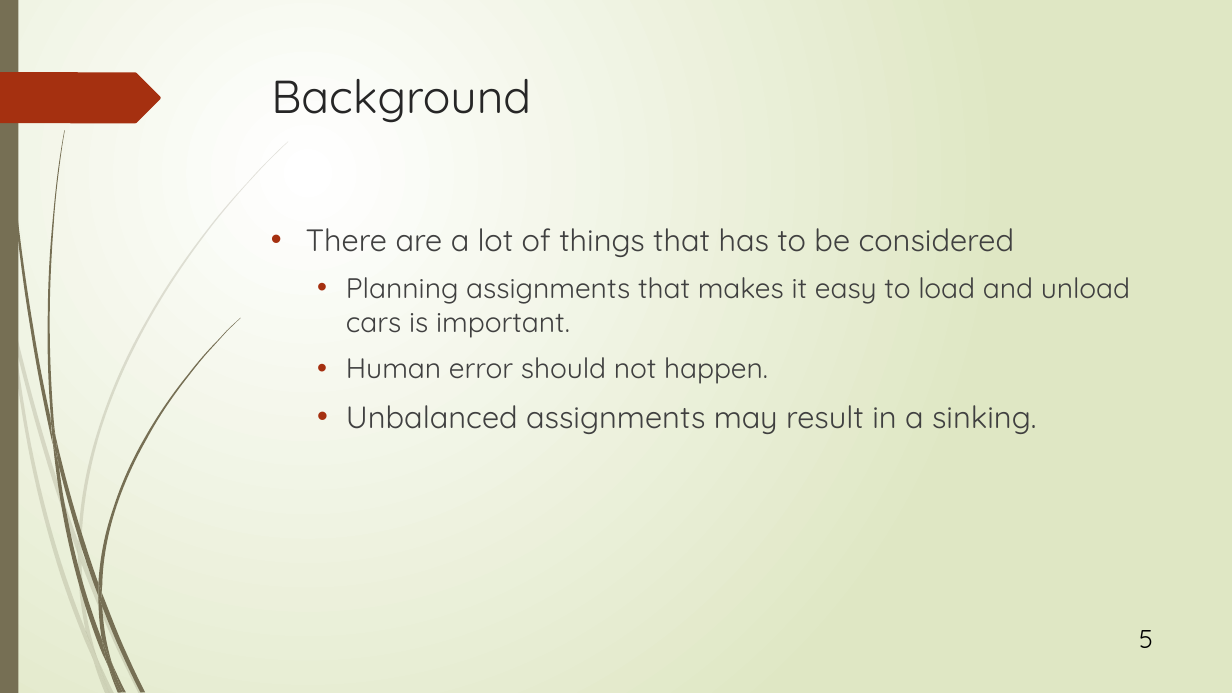
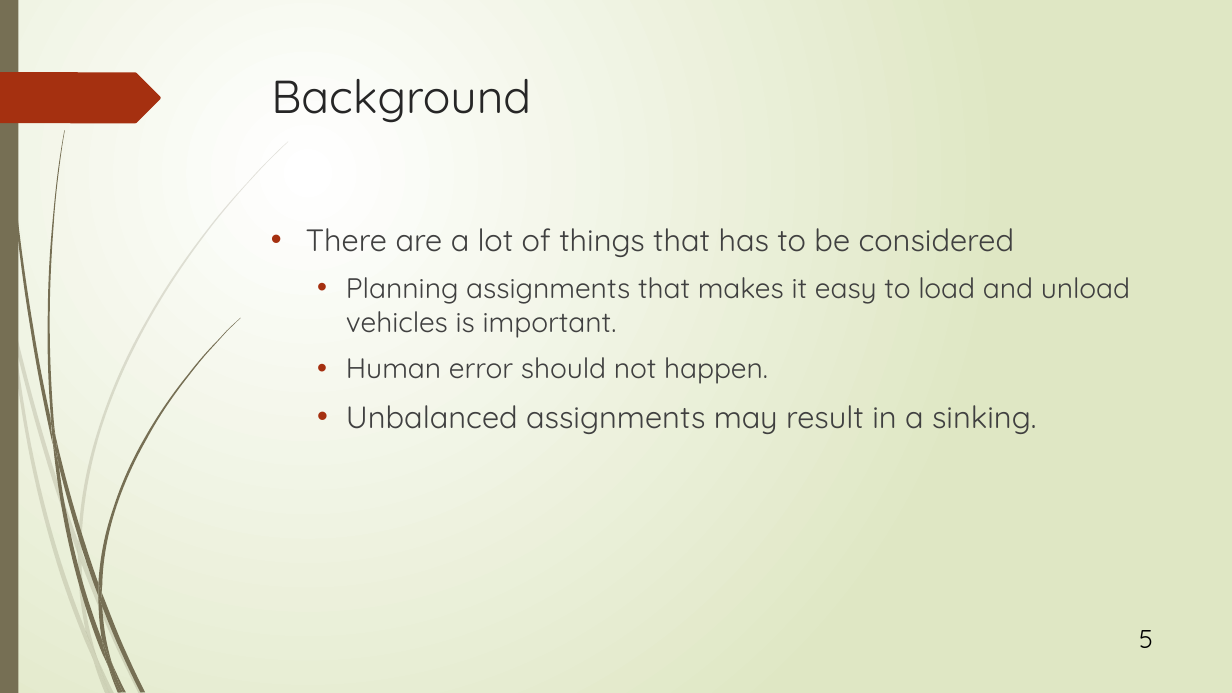
Before and after one commit to r-kurosu/kline_new, a slide deck: slide 5 of 竹田.pptx. Drawn at 1232x693 pixels with LibreOffice and Linux fonts; fonts in the diff are those of the drawing. Boxes give left, top, right and bottom in pixels: in the first picture for what was removed or moved away, otherwise in the second. Text is boxed around its words. In the diff, an @@ line names an element or a change of style, - is before the commit and + after.

```diff
--- a/竹田.pptx
+++ b/竹田.pptx
@@ text at [346,277,1130,338]: text changed @@
-  • Planning assignments that makes it easy to load and unload cars is important.
+  • Planning assignments that makes it easy to load and unload vehicles is important.
```
Also in this commit, not shown: 26 other slides changed.
